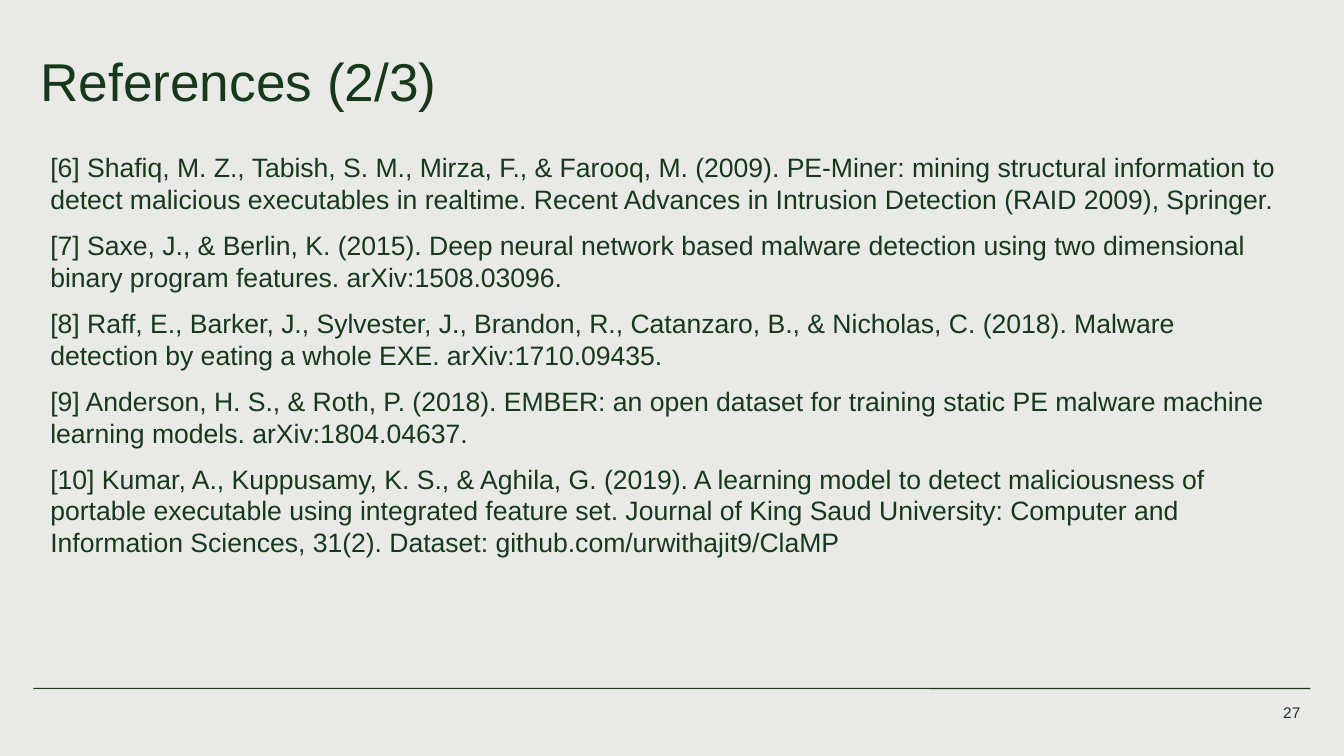
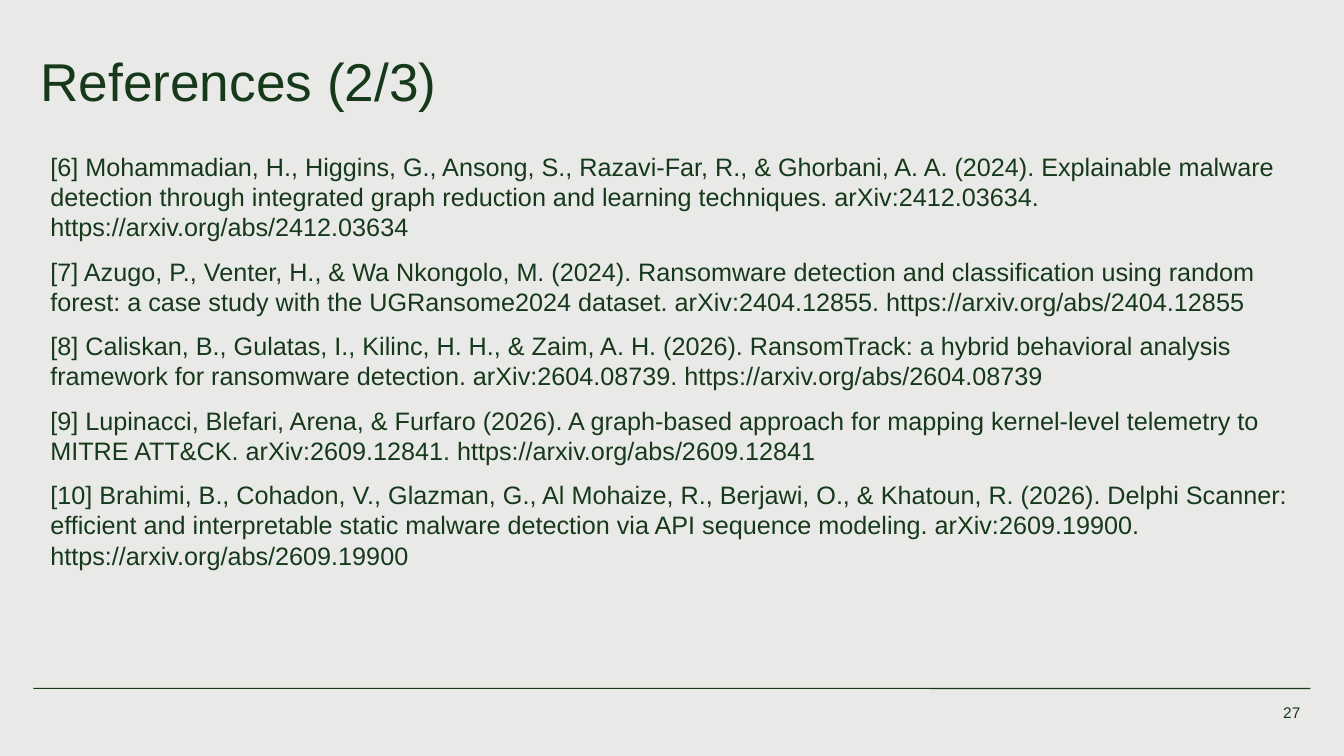
Before and after one commit to abijit2626/keyboard-hook-behavioral-detector, a slide deck: slide 27 of presentation/Keyboard_Hook_Behavioral_Detector.pptx. Drawn at 1344x756 pixels with LibreOffice and Linux fonts; fonts in the diff are those of the drawing. Boxes give left, top, right and bottom in pixels: in the first picture for what was removed or moved away, otherwise in the second. Text is boxed around its words. In the diff, an @@ line names an element or a change of style, - is before the commit and + after.

```diff
--- a/presentation/Keyboard_Hook_Behavioral_Detector.pptx
+++ b/presentation/Keyboard_Hook_Behavioral_Detector.pptx
@@ text at box(50, 157, 1287, 570): text changed; size 19 to 18 pt @@
-[6] Shafiq, M. Z., Tabish, S. M., Mirza, F., & Farooq, M. (2009). PE-Miner: mining structural information to detect malicious executables in realtime. Recent Advances in Intrusion Detection (RAID 2009), Springer.
-[7] Saxe, J., & Berlin, K. (2015). Deep neural network based malware detection using two dimensional binary program features. arXiv:1508.03096.
-[8] Raff, E., Barker, J., Sylvester, J., Brandon, R., Catanzaro, B., & Nicholas, C. (2018). Malware detection by eating a whole EXE. arXiv:1710.09435.
-[9] Anderson, H. S., & Roth, P. (2018). EMBER: an open dataset for training static PE malware machine learning models. arXiv:1804.04637.
-[10] Kumar, A., Kuppusamy, K. S., & Aghila, G. (2019). A learning model to detect maliciousness of portable executable using integrated feature set. Journal of King Saud University: Computer and Information Sciences, 31(2). Dataset: github.com/urwithajit9/ClaMP
+[6] Mohammadian, H., Higgins, G., Ansong, S., Razavi-Far, R., & Ghorbani, A. A. (2024). Explainable malware detection through integrated graph reduction and learning techniques. arXiv:2412.03634. https://arxiv.org/abs/2412.03634
+[7] Azugo, P., Venter, H., & Wa Nkongolo, M. (2024). Ransomware detection and classification using random forest: a case study with the UGRansome2024 dataset. arXiv:2404.12855. https://arxiv.org/abs/2404.12855
+[8] Caliskan, B., Gulatas, I., Kilinc, H. H., & Zaim, A. H. (2026). RansomTrack: a hybrid behavioral analysis framework for ransomware detection. arXiv:2604.08739. https://arxiv.org/abs/2604.08739
+[9] Lupinacci, Blefari, Arena, & Furfaro (2026). A graph-based approach for mapping kernel-level telemetry to MITRE ATT&CK. arXiv:2609.12841. https://arxiv.org/abs/2609.12841
+[10] Brahimi, B., Cohadon, V., Glazman, G., Al Mohaize, R., Berjawi, O., & Khatoun, R. (2026). Delphi Scanner: efficient and interpretable static malware detection via API sequence modeling. arXiv:2609.19900. https://arxiv.org/abs/2609.19900
```
Also in this commit, not shown: 8 other slides changed.
